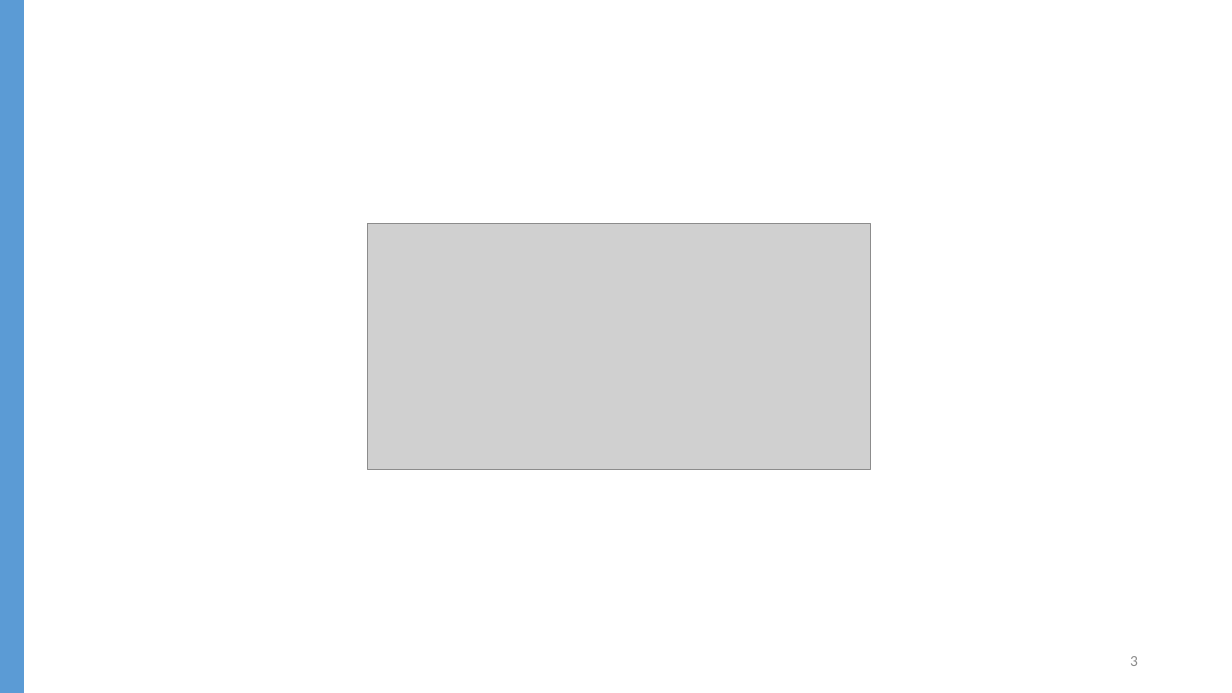
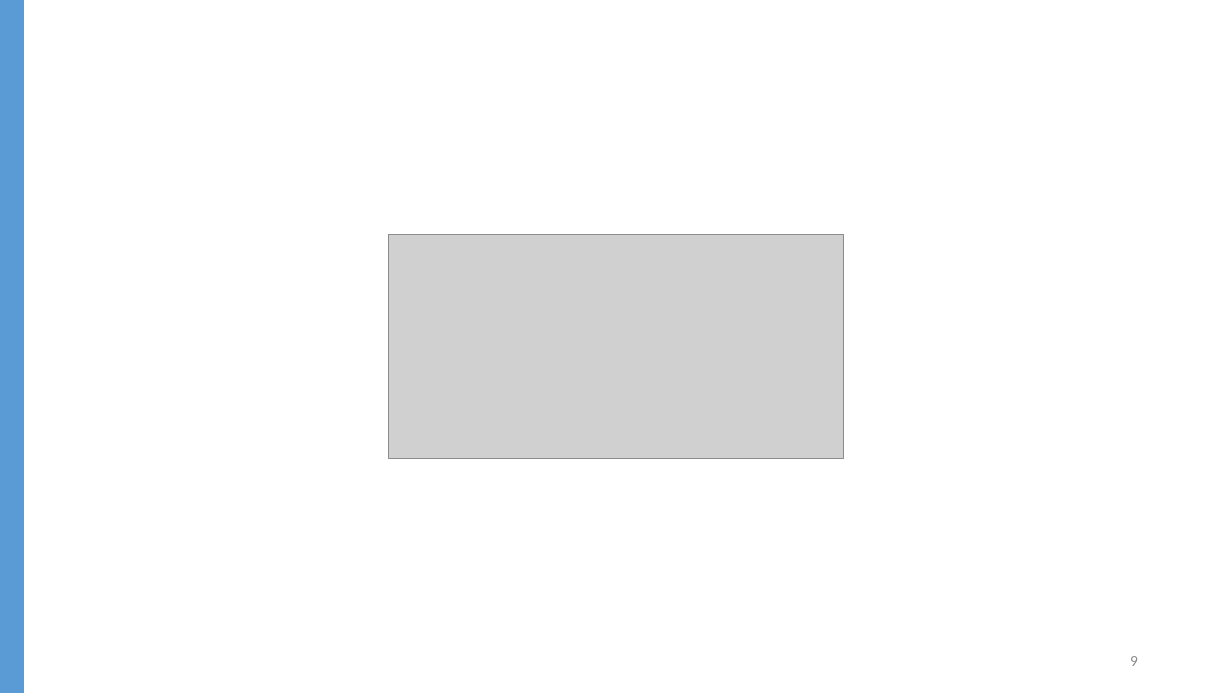
Before and after one commit to FabienMnsn/IGOV, a slide deck: slide 9 of Rapport/IGOV_COTOI_MANSON_MAZARS_slides.pptx (slide 3 before the commit). Drawn at 1232x693 pixels with LibreOffice and Linux fonts; fonts in the diff are those of the drawing; grey boxes stand for pictures. Boxes give left, top, right and bottom in pixels: in the first picture for what was removed or moved away, otherwise in the second. Text is boxed around its words. In the diff, an @@ line names an element or a change of style, - is before the commit and + after.

```diff
--- a/Rapport/IGOV_COTOI_MANSON_MAZARS_slides.pptx
+++ b/Rapport/IGOV_COTOI_MANSON_MAZARS_slides.pptx
@@ picture: place and size @@
-picture at (368, 224, 871, 470)
+picture at (388, 235, 844, 458)
@@ page number at (1130, 656, 1138, 666): text changed @@
-3
+9
```
Also in this commit, not shown: 2 other slides changed, 6 slides added, 5 other files.
